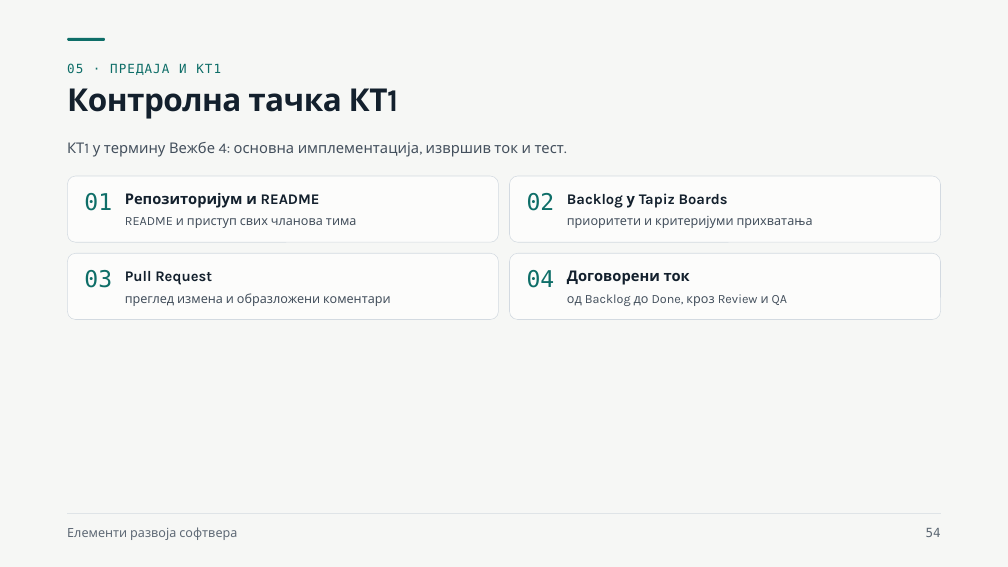
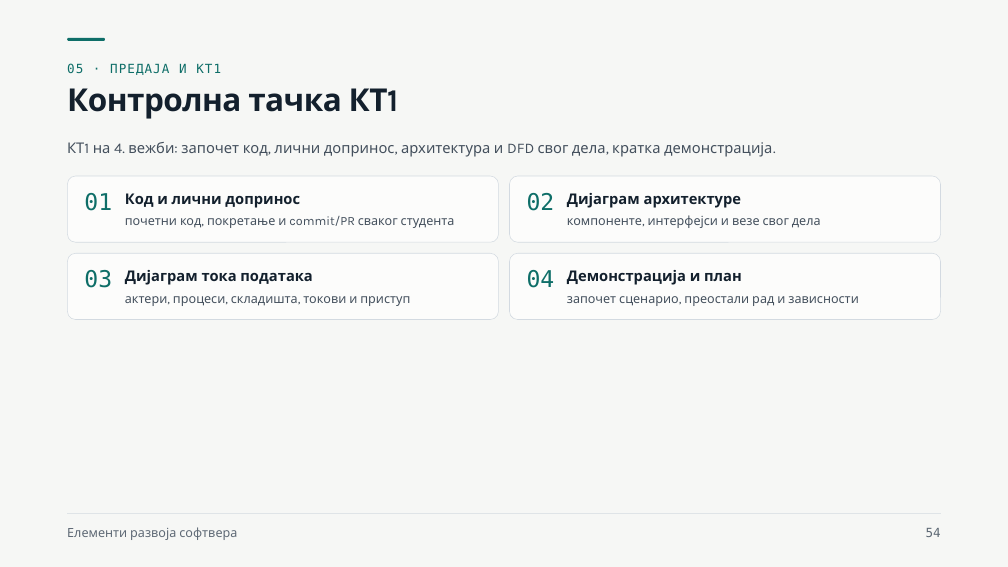
Before and after one commit to owlCoder/ftn-nastavni-materijali, a slide deck: slide 54 of Elementi razvoja softvera (ERS)/Nastavni materijali/01 Zahtevi, backlog i Git/Zahtevi, backlog i Git.pptx. Drawn at 1008x567 pixels with LibreOffice and Linux fonts; fonts in the diff are those of the drawing. Boxes give left, top, right and bottom in pixels: in the first picture for what was removed or moved away, otherwise in the second. Text is boxed around its words. In the diff, an @@ line names an element or a change of style, - is before the commit and + after.

```diff
--- a/Elementi razvoja softvera (ERS)/Nastavni materijali/01 Zahtevi, backlog i Git/Zahtevi, backlog i Git.pptx
+++ b/Elementi razvoja softvera (ERS)/Nastavni materijali/01 Zahtevi, backlog i Git/Zahtevi, backlog i Git.pptx
@@ text at [93, 142, 772, 157]: text changed @@
-КТ1 у термину Вежбе 4: основна имплементација, извршив ток и тест.
+КТ1 на 4. вежби: започет код, лични допринос, архитектура и DFD свог дела, кратка демонстрација.
@@ text at [125, 193, 300, 208]: text changed @@
-Репозиторијум и README
+Код и лични допринос
@@ text at [567, 193, 742, 208]: text changed @@
-Backlog у Tapiz Boards
+Дијаграм архитектуре
@@ text at [125, 216, 455, 228]: text changed @@
-README и приступ свих чланова тима
+почетни код, покретање и commit/PR сваког студента
@@ text at [567, 215, 821, 228]: text changed @@
-приоритети и критеријуми прихватања
+компоненте, интерфејси и везе свог дела
@@ text at [125, 270, 312, 285]: text changed @@
-Pull Request
+Дијаграм тока података
@@ text at [125, 296, 410, 306]: text changed @@
-преглед измена и образложени коментари
+актери, процеси, складишта, токови и приступ
@@ text at [567, 270, 742, 285]: text changed @@
-Договорени ток
+Демонстрација и план
@@ text at [567, 296, 859, 306]: text changed @@
-од Backlog до Done, кроз Review и QA
+започет сценарио, преостали рад и зависности
```
Also in this commit, not shown: 21 other files.
